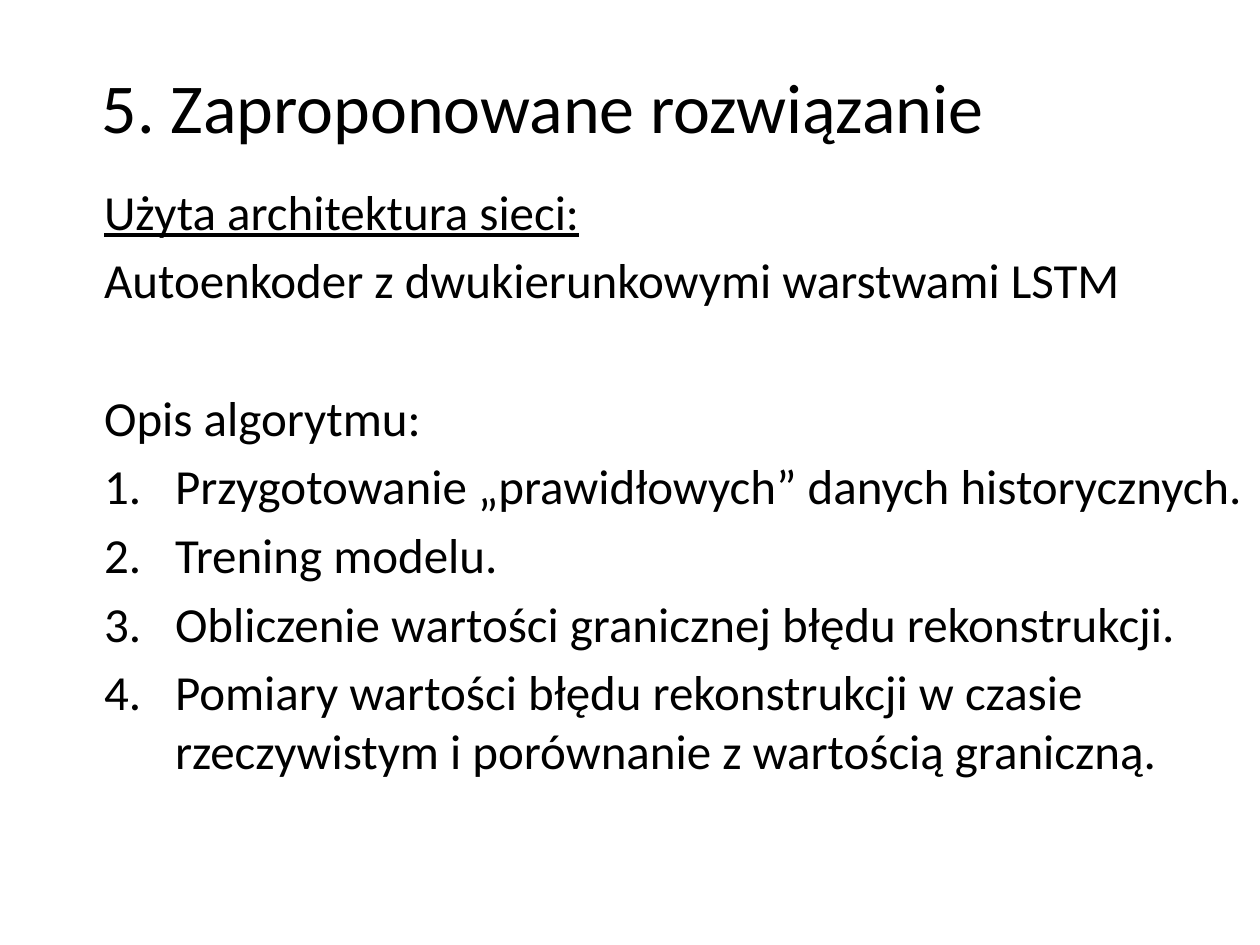
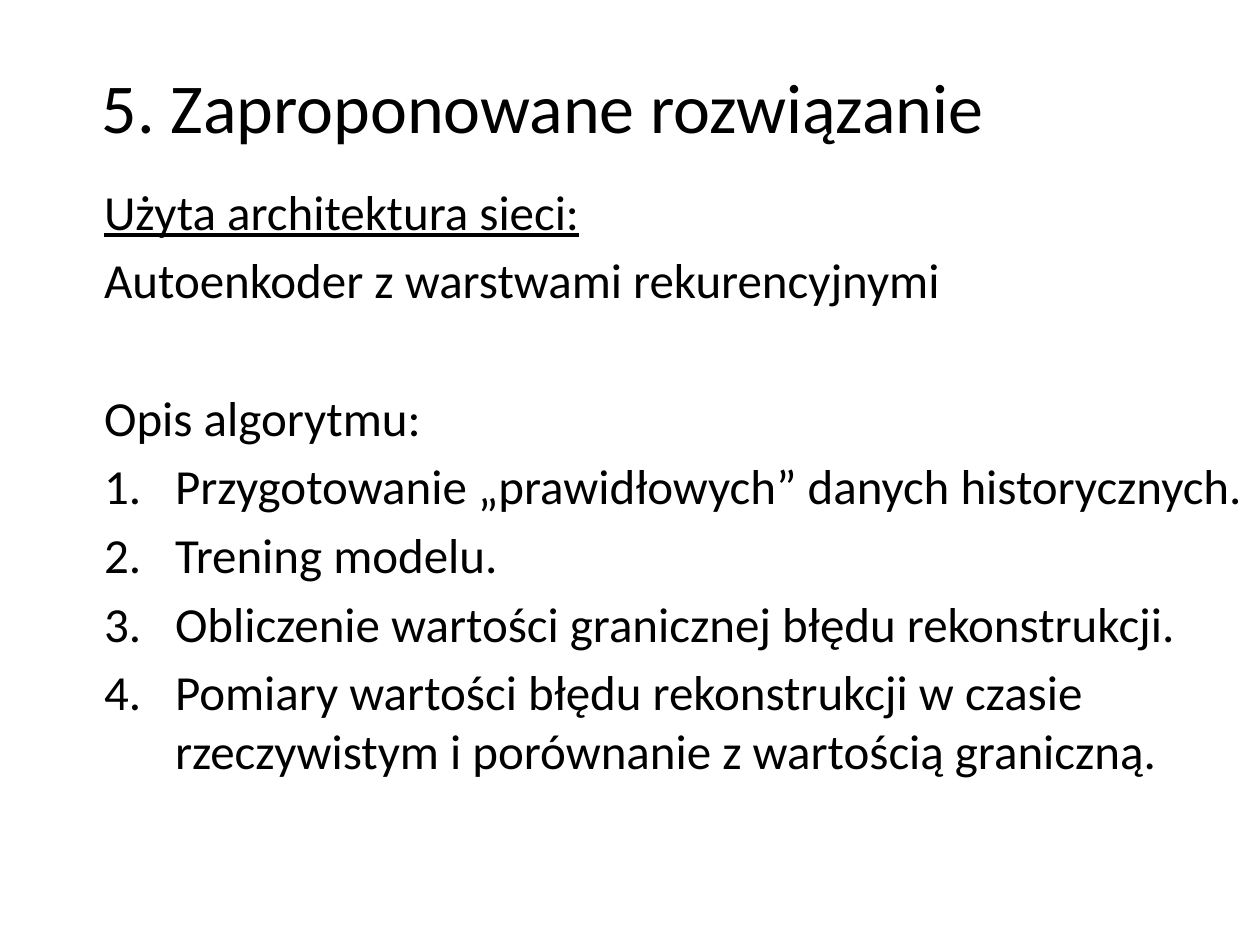
Before and after one commit to r-zareba/praca_inzynierska, a slide deck: slide 12 of 238657_prezentacja.pptx. Drawn at 1260x945 pixels with LibreOffice and Linux fonts; fonts in the diff are those of the drawing; background and template pictures are left out. Boxes give left, top, right and bottom in pixels: in the first picture for what was removed or moved away, otherwise in the second. Text is boxed around its words. In the diff, an @@ line names an element or a change of style, - is before the commit and + after.

```diff
--- a/238657_prezentacja.pptx
+++ b/238657_prezentacja.pptx
@@ text at (104,264,939,307): text changed @@
-Autoenkoder z dwukierunkowymi warstwami LSTM
+Autoenkoder z warstwami rekurencyjnymi
```
Also in this commit, not shown: 1 other slide changed.
